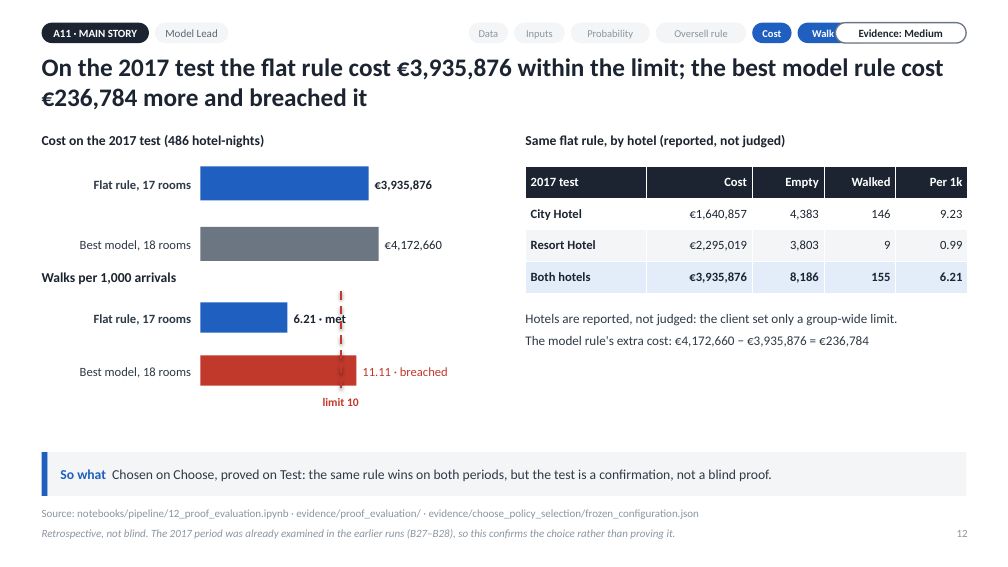
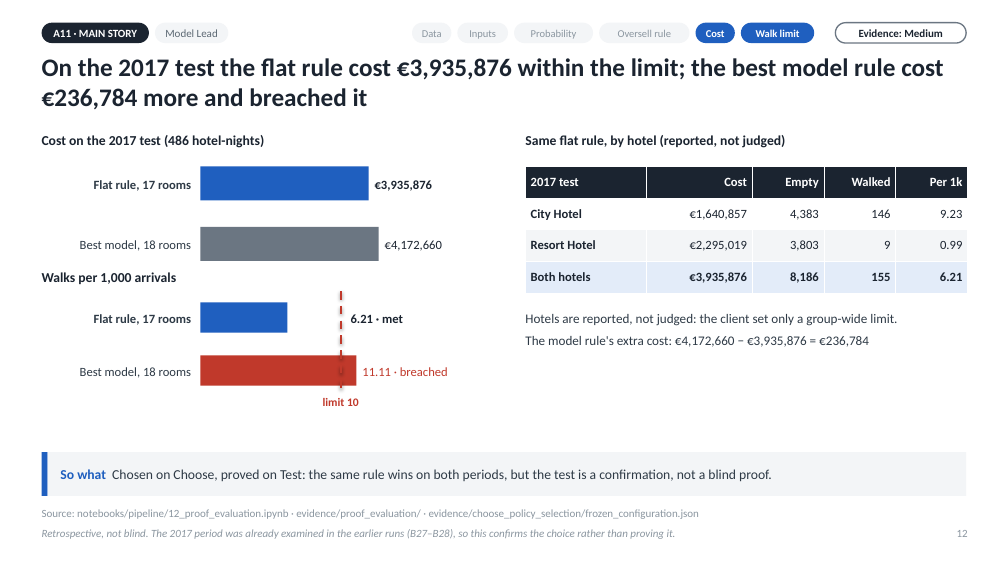
Before and after one commit to rohitpandeyai-star/IIT_GN_W06, a slide deck: slide 12 of Hotel_Overbooking_Executive_Deck.pptx. Drawn at 1008x567 pixels with LibreOffice and Linux fonts; fonts in the diff are those of the drawing. Boxes give left, top, right and bottom in pixels: in the first picture for what was removed or moved away, otherwise in the second. Text is boxed around its words. In the diff, an @@ line names an element or a change of style, - is before the commit and + after.

Commit message:
Improve executive deck layout and mapping
Refine chart, table, and text sizing to improve slide readability, and generate the original-to-executive slide mapping from slide codes for consistent references.

```diff
--- a/Hotel_Overbooking_Executive_Deck.pptx
+++ b/Hotel_Overbooking_Executive_Deck.pptx
@@ 6 rounded rectangles: place and size @@
-6 rounded rectangles at [469, 23, 871, 43]
+6 rounded rectangles at [412, 23, 814, 43]
@@ text "6.21 · met" rewrapped from [294, 312, 346, 326] to [351, 314, 403, 323] @@
```
Also in this commit, not shown: 14 other slides changed, 7 other files.
